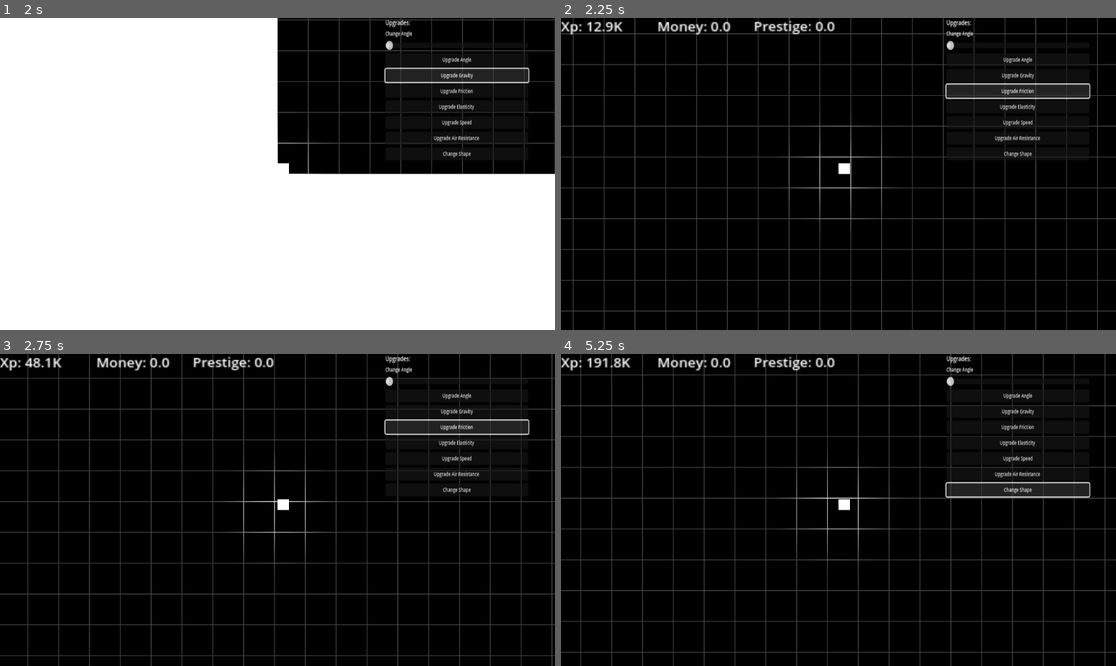
Above: before the commit, frames 1-4 (two rows, left to right).
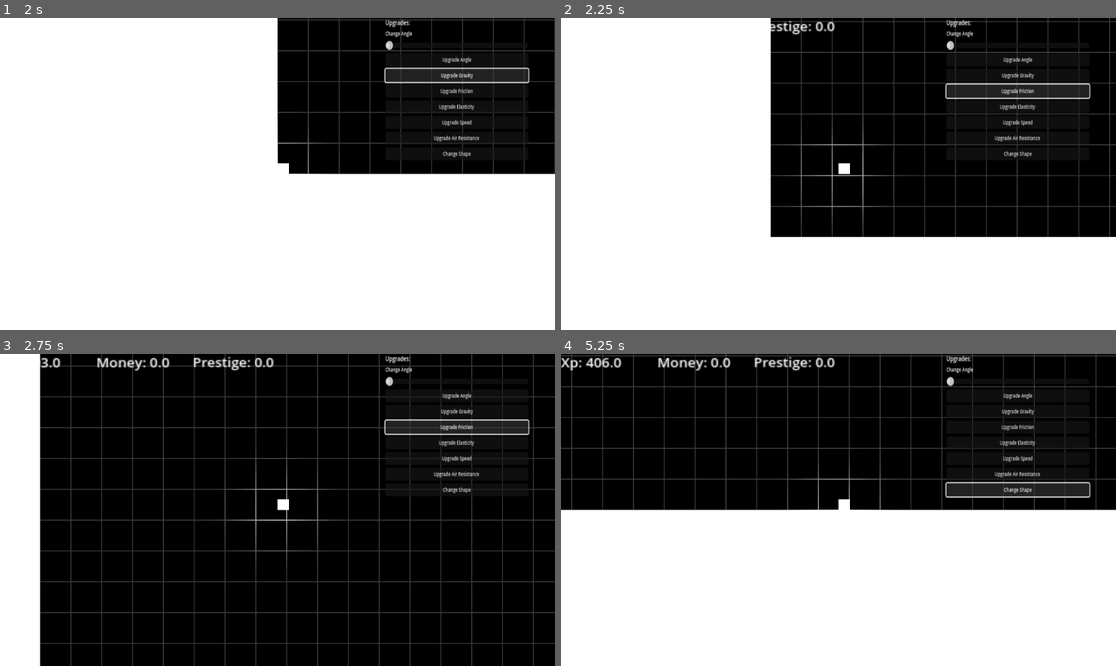
Above: after the commit, the same moments.

Repository: Lueegee1/Skr-t-Kast-Spil
Game: Godot game, scene res://main/root.tscn
Two runs of this game, one before a commit and one after it. Both use one fixed random seed, a clock stepped at 60 frames per second and the inputs below.
Inputs:
- Up to frame 1 (2 s): click "Upgrade Angle" at 0.5 s; click "Upgrade Gravity" at 1.25 s
- Up to frame 2 (2.25 s): click "Upgrade Friction" at 2 s
- Up to frame 3 (2.75 s): no input
- Up to frame 4 (5.25 s): click "Upgrade Elasticity" at 2.75 s; click "Upgrade Speed" at 3.5 s; click "Upgrade Air Resistance" at 4.25 s; click "Change Shape" at 5 s

Frame 1 is identical in both runs. In frame 2, 61% of the frame differs, in the area x 0-100%, y 0-100%; in frame 3, 18%; in frame 4, 56%.

Commit message:
Launch speed updated

Diff:
--- a/main/Ui_And_Mainscript.gd
+++ b/main/Ui_And_Mainscript.gd
@@ -49,7 +49,7 @@
 	Global.Ball.launch_angle = value
 
 
-func _on_angle_upgrade_pressed() -> void:
+func _on_angle_upgrade_pressed():
 	if Global.money > angle_price:
 		if angle.min_value > 0 and angle.max_value < 90:
 			angle.min_value = angle.min_value - 5
@@ -58,14 +58,14 @@
 
 
 
-func _on_gravity_upgrade_pressed() -> void:
+func _on_gravity_upgrade_pressed():
 	if Global.money > gravity_price:
 		if Global.Ball.gravity > 0.05:
 			Global.Ball.gravity = Global.Ball.gravity - 0.05
 			Global.money = Global.money - gravity_price
 			gravity_price *= 2
 
-func _on_friction_upgrade_pressed() -> void:
+func _on_friction_upgrade_pressed():
 	if Global.money > friction_price:
 		if Global.Ball.ground_fricion > 0.05:
 			Global.Ball.ground_friction = Global.Ball.ground_friction - 0.05
--- a/main/main.tscn
+++ b/main/main.tscn
@@ -141,7 +141,6 @@
 linear_damp = 0.08
 angular_damp = 100.0
 script = ExtResource("2_pjrb6")
-launch_speed = 100000.0
 
 [node name="CollisionPolygon2D" type="CollisionShape2D" parent="LaunchSite/RigidBody2D"]
 position = Vector2(12, -10.819267)
